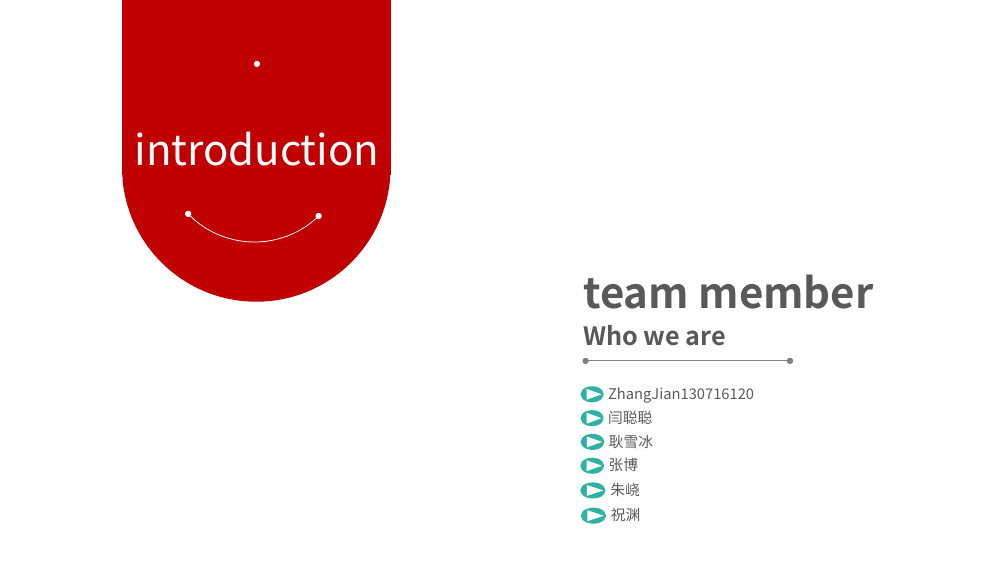
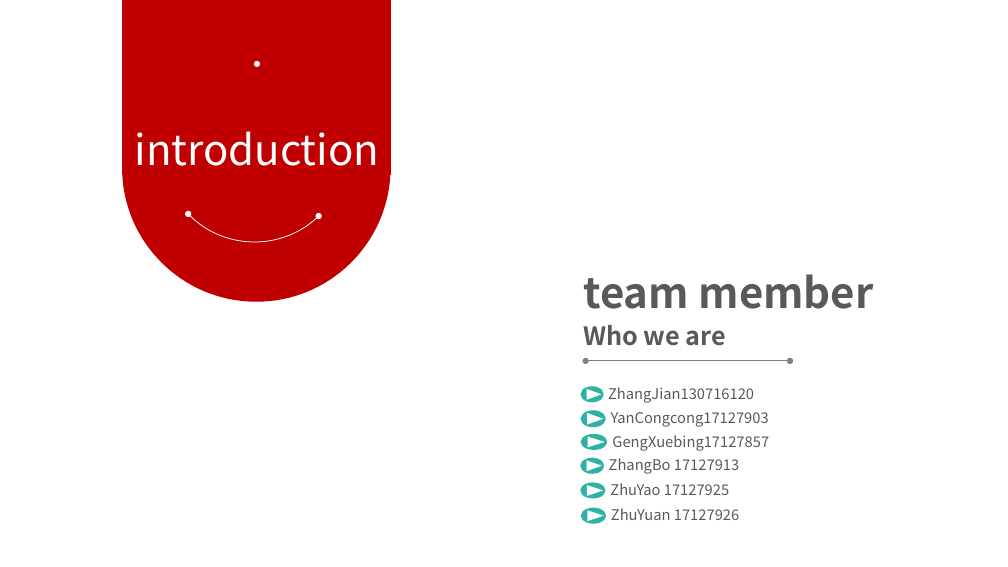
Before and after one commit to kingder-c/homework, a slide deck: slide 3 of 展示PPT.pptx. Drawn at 1008x567 pixels with LibreOffice and Linux fonts; fonts in the diff are those of the drawing; background and template pictures are left out. Boxes give left, top, right and bottom in pixels: in the first picture for what was removed or moved away, otherwise in the second. Text is boxed around its words. In the diff, an @@ line names an element or a change of style, - is before the commit and + after.

```diff
--- a/展示PPT.pptx
+++ b/展示PPT.pptx
@@ text at [611,412,769,427]: text changed @@
-  闫聪聪
+  YanCongcong17127903
@@ triangle: place and size @@
-triangle at [586,436,601,447]
+triangle at [587,436,605,447]
@@ text at [612,435,769,451]: text changed @@
-  耿雪冰
+  GengXuebing17127857
@@ text at [609,458,739,474]: text changed @@
-  张博
+  ZhangBo 17127913
@@ text at [610,483,729,495]: text changed @@
-  朱峣
+  ZhuYao 17127925
@@ text at [611,508,739,520]: text changed @@
-  祝渊
+  ZhuYuan 17127926
```
Also in this commit, not shown: 7 other slides changed, 1 slide added, 1 slide removed, 1 other file.
